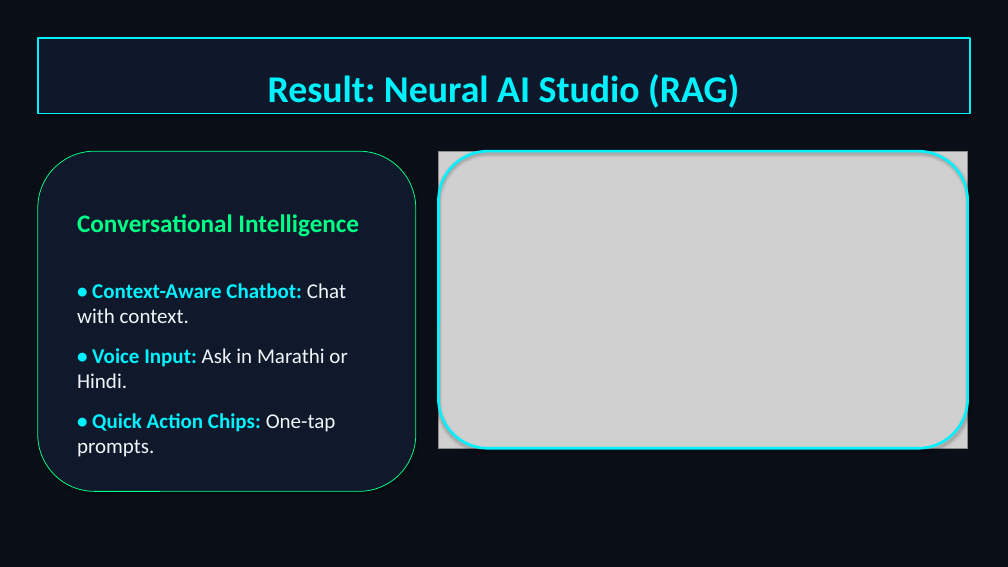
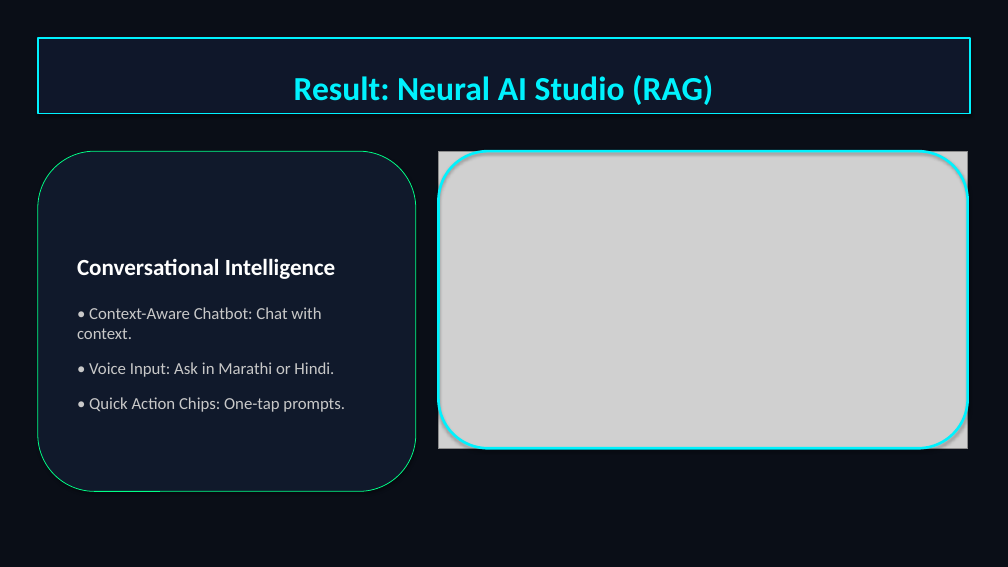
Before and after one commit to sanketkirdat08-cmd/vernaledger-ai, a slide deck: slide 7 of VernaLedger_Full_Presentation.pptx. Drawn at 1008x567 pixels with LibreOffice and Linux fonts; fonts in the diff are those of the drawing; grey boxes stand for pictures. Boxes give left, top, right and bottom in pixels: in the first picture for what was removed or moved away, otherwise in the second. Text is boxed around its words. In the diff, an @@ line names an element or a change of style, - is before the commit and + after.

```diff
--- a/VernaLedger_Full_Presentation.pptx
+++ b/VernaLedger_Full_Presentation.pptx
@@ rectangle "Result: Neural AI Studio (RAG)" at <box>38,38,970,113</box>: size 36 to 32 pt @@
@@ rounded rectangle "Conversational Intelligence" at <box>38,151,416,492</box>: size 24 to 22 pt, text colour #00FF87 to #FFFFFF in "Conversational Intelligence"; size 20 to 16 pt in "• Context-Aware Chatbot: Chat with context.", "• Voice Input: Ask in Marathi or ...", "• Quick Action Chips: One-tap prompts."; text colour #00F2FE to #C8C8C8, bold off in "• Context-Aware Chatbot:", "• Voice Input:", "• Quick Action Chips:"; text colour #F1F5F9 to #C8C8C8 in "Chat with context.", "Ask in Marathi or Hindi.", "One-tap prompts."; less space between paragraphs @@
```
Also in this commit, not shown: 8 other slides changed, 7 other files.
